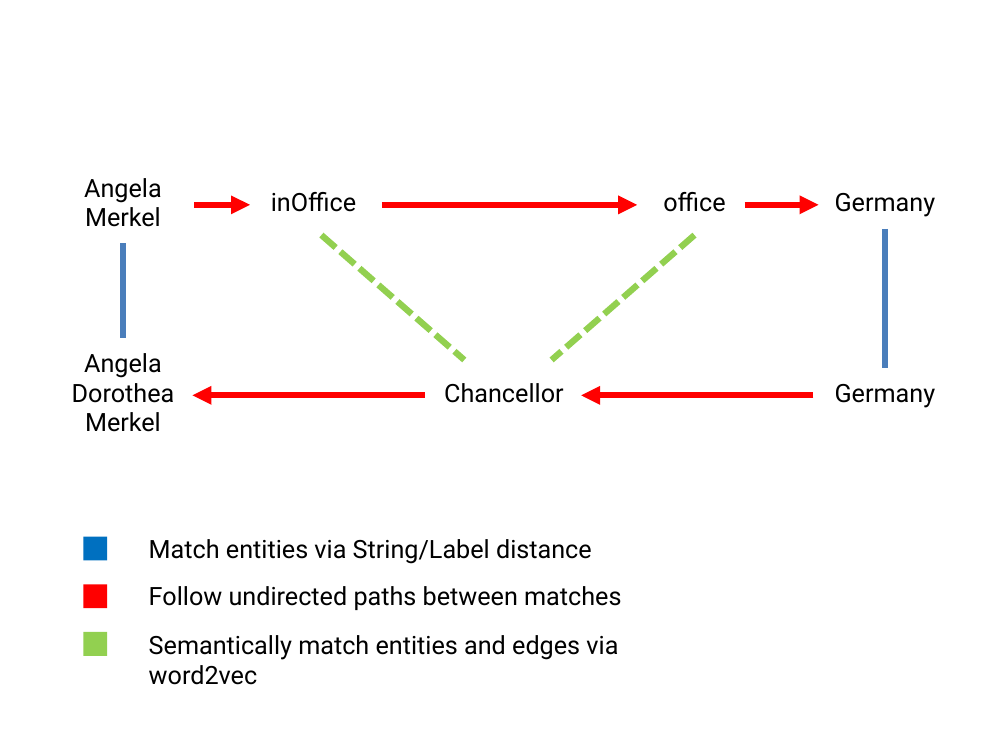
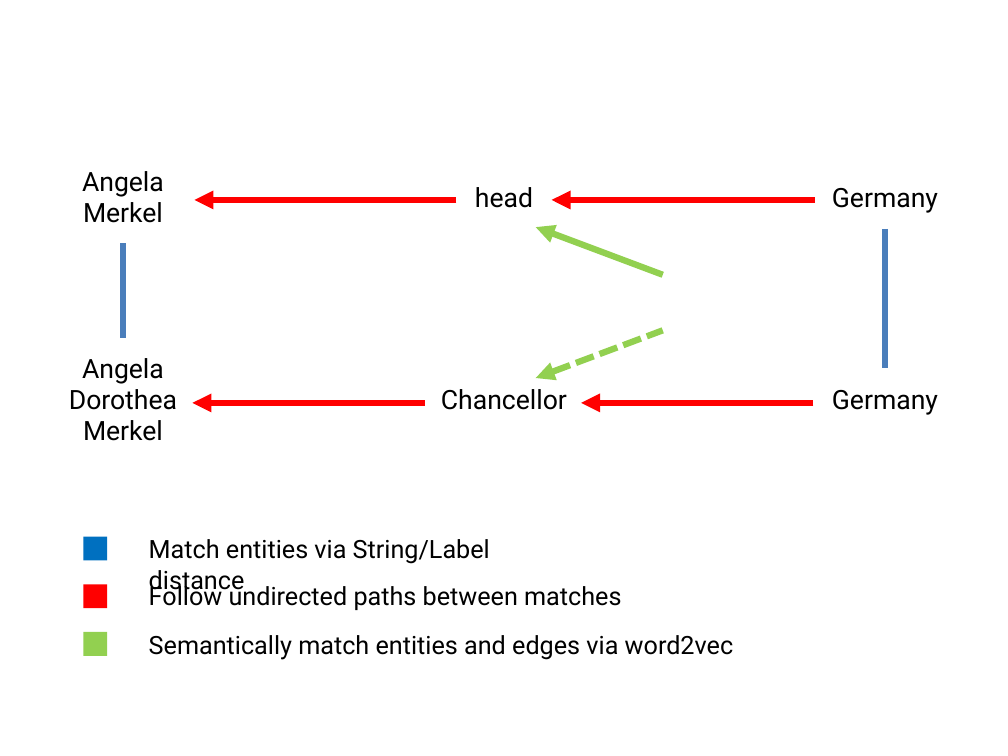
Before and after one commit to ConfirmatioExMachina/docs, a slide deck: slide 6 of midTermPresentation.pptx (slide 7 before the commit). Drawn at 1008x756 pixels with LibreOffice and Linux fonts; fonts in the diff are those of the drawing. Boxes give left, top, right and bottom in pixels: in the first picture for what was removed or moved away, otherwise in the second. Text is boxed around its words. In the diff, an @@ line names an element or a change of style, - is before the commit and + after.

```diff
--- a/midTermPresentation.pptx
+++ b/midTermPresentation.pptx
@@ table at <box>28,148,981,454</box> @@
-row 1: Angela / Merkel | inOffice |  | office | Germany
+row 1: Angela / Merkel |  | head |  | Germany
+row 2:  |  |  | government | 
@@ table: place and size @@
-table at <box>28,108,981,489</box>
+table at <box>28,148,981,454</box>
@@ arrow moved from (195, 205) - (250, 205) to (457, 200) - (195, 200) @@
@@ arrow moved from (382, 205) - (637, 205) to (815, 200) - (551, 200) @@
@@ arrow removed from (745, 205) to (818, 205) @@
@@ line moved from (322, 235) - (465, 360) to (507, 235) - (507, 378) @@
@@ arrow added from (662, 275) to (535, 227), #92D050 4.5 pt @@
@@ rectangle added at <box>599,267,773,331</box>, fill #FFFFFF @@
@@ line moved from (695, 235) - (551, 360) to (535, 378) - (662, 331) @@
@@ line (535, 378) - (662, 331): line to arrow @@
@@ arrow moved from (424, 395) - (193, 395) to (424, 403) - (193, 403) @@
@@ arrow moved from (813, 395) - (582, 395) to (813, 403) - (582, 403) @@
@@ text "Match entities via String/Label distance" rewrapped from <box>149,539,592,564</box> to <box>149,539,490,595</box> @@
@@ text "Semantically match entities and edges ..." rewrapped from <box>149,635,618,685</box> to <box>149,635,734,660</box> @@
```
Also in this commit, not shown: 1 other slide changed, 1 slide added, 2 slides removed.
